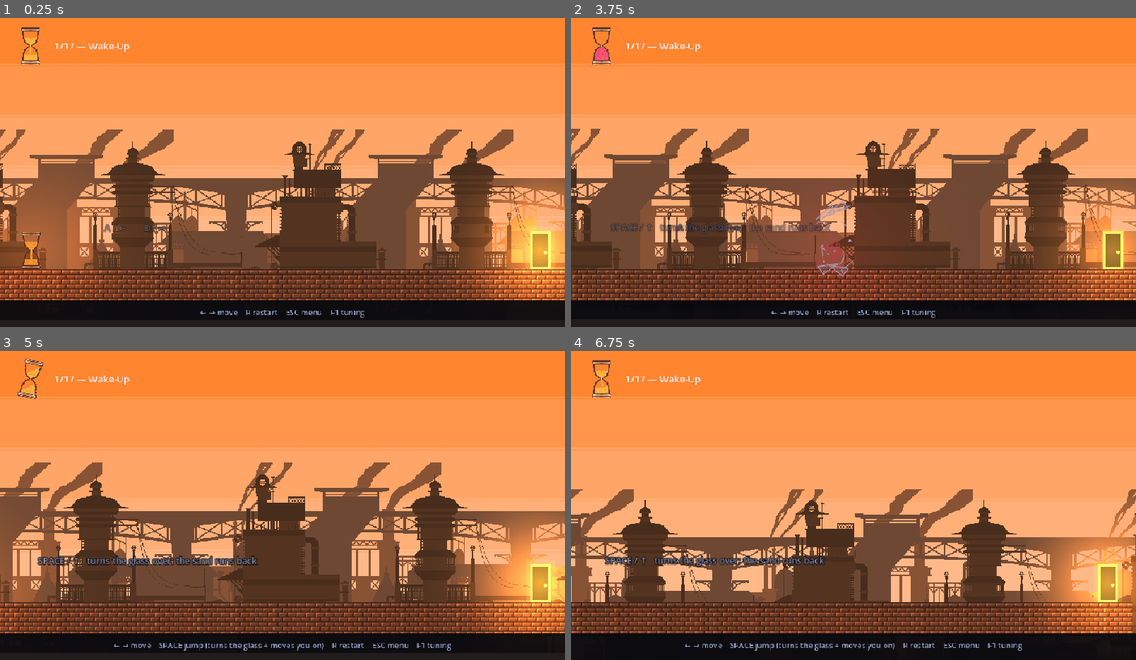
Above: before the commit, frames 1-4 (two rows, left to right).
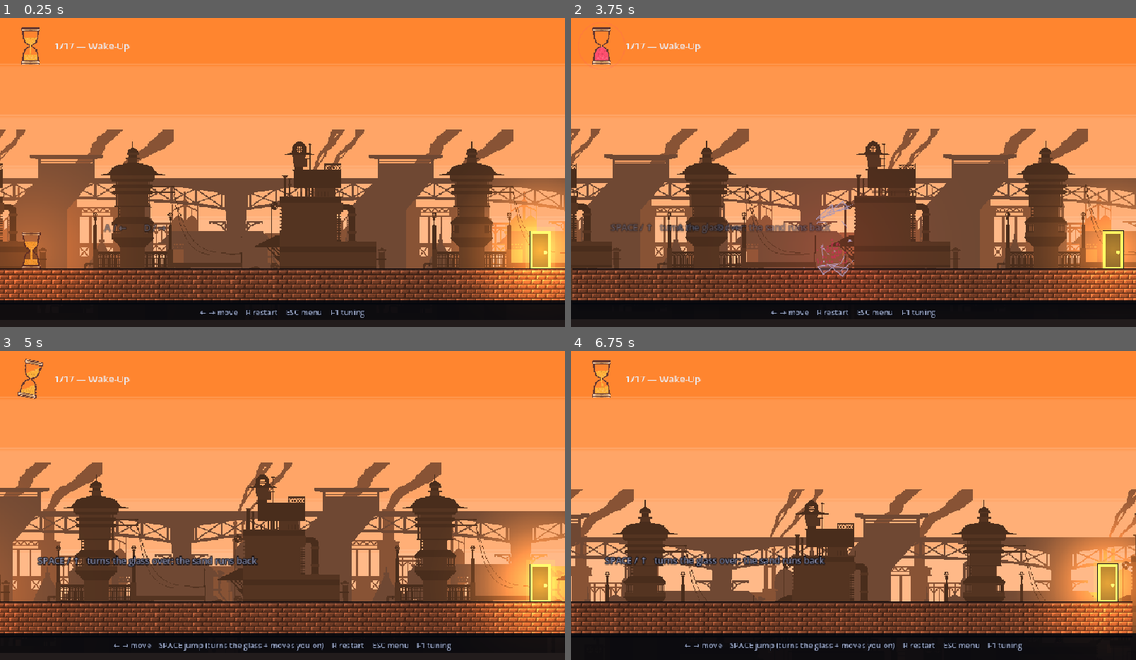
Above: after the commit, the same moments.

Repository: Athryell/GMTK-Game-Jam-2026
Game: Godot game, scene res://scenes/main.tscn
Same seed, same stepped clock (60 frames per second), same inputs: the game is played once before the commit and once after it. Sound files missing from this copy of the repository are replaced by a short silence.
Inputs:
- Up to frame 1 (0.25 s): no input
- Up to frame 2 (3.75 s): tap Enter at 0.5 s; hold Right (move_right) 0.53-2.03 s; tap Space (jump) at 0.77, 1.52, 3.02 s; hold Left (move_left) 2.03-2.78 s; hold Right (move_right) from 2.78 s (still down)
- Up to frame 3 (5 s): tap Space (jump) at 3.77, 4.52 s; release Right (move_right) at 4.28 s; hold Left (move_left) from 4.28 s (still down)
- Up to frame 4 (6.75 s): release Left (move_left) at 5.03 s; hold Right (move_right) 5.03-5.78 s; hold Left (move_left) from 5.78 s (still down); tap Space (jump) at 6.02 s

The runs differ from the first frame. In frame 1, 0.2% of the frame differs, in the area x 0-100%, y 68-82%; in frame 2, 0.2%; in frame 3, 0.2%; in frame 4, 0.3%.

Commit message:
Draw a dark outline round everything that stands in the world
Terrain, platforms, spikes, springs, doors, gravity pads and cannons get
a one-px ink line on their exterior pixels, built as geometry: a ring of
convex quads from `Polygons.grow`, mitred at the corners.

Always OUTSIDE the shape, never under it. An entity in another plane is
drawn faded, and ink behind it would show through and drag it towards
black. The ink alpha is multiplied by the host's own modulate, so an
entity fading out of plane takes its outline with it.

The painted sprites — the player's glass and the monster's dial — keep
the outline their art already carries.

Diff:
--- a/hourglass_hero_godot/scripts/entities/cannon.gd
+++ b/hourglass_hero_godot/scripts/entities/cannon.gd
@@ -115,6 +115,11 @@
 	# collision point is whatever it last happened to hold.
 	if not Engine.is_editor_hint():
 		_draw_beam(muzzle, tint)
+	# Both outlines before either fill, so each shape covers the other's line
+	# where they overlap: ink at the joint would seam a cannon that is one piece.
+	Outline.polygon(self,
+		HourglassShape.thread_quad(Vector2.ZERO, muzzle, BARREL_WIDTH), tint.a)
+	Outline.circle(self, Vector2.ZERO, BODY_RADIUS, tint.a)
 	draw_line(Vector2.ZERO, muzzle, tint.darkened(0.25), BARREL_WIDTH)
 	draw_circle(Vector2.ZERO, BODY_RADIUS, tint.darkened(0.5))
 	# The eye swells and lights up with the charge, so the cannon warns you even
--- a/hourglass_hero_godot/scripts/entities/door.gd
+++ b/hourglass_hero_godot/scripts/entities/door.gd
@@ -36,6 +36,8 @@
 	var glow := 6.0 + 3.0 * sin(_pulse * PULSE_RATE)
 	draw_rect(Rect2(Vector2(-glow, -glow), size + Vector2(glow, glow) * 2.0),
 		Color(Palette.DOOR, 0.18 * colour.a))
+	# The frame only; the panel inside it is a recess, not a silhouette.
+	Outline.rect(self, Rect2(Vector2.ZERO, size), colour.a)
 	draw_rect(Rect2(Vector2.ZERO, size), colour)
 	draw_rect(Rect2(Vector2(4.0, 4.0), size - Vector2(8.0, 8.0)), colour.darkened(0.55))
 	draw_circle(Vector2(size.x * 0.75, size.y * 0.55), 3.0, colour)
--- a/hourglass_hero_godot/scripts/entities/gravity_pad.gd
+++ b/hourglass_hero_godot/scripts/entities/gravity_pad.gd
@@ -76,8 +76,11 @@
 	colour = colour.lerp(Color.WHITE, _flash * 0.8)
 
 	var foot := maxf(3.0, size.y * FOOT)
-	draw_rect(Rect2(Vector2(0.0, minf(_from_foot(0.0), _from_foot(foot))),
-		Vector2(size.x, foot)), colour.darkened(0.5))
+	# The slab only; the chevrons above it are painted on the air.
+	var foot_box := Rect2(Vector2(0.0, minf(_from_foot(0.0), _from_foot(foot))),
+		Vector2(size.x, foot))
+	Outline.rect(self, foot_box, colour.a)
+	draw_rect(foot_box, colour.darkened(0.5))
 
 	var inset := size.x * CHEVRON_INSET
 	var slot := (size.y - foot) / float(CHEVRONS)
--- a/hourglass_hero_godot/scripts/entities/platform.gd
+++ b/hourglass_hero_godot/scripts/entities/platform.gd
@@ -79,6 +79,8 @@
 func _draw() -> void:
 	var colour := _colour()
 	_draw_halo(colour.a)
+	# After the halo, so the line reads against the glow rather than under it.
+	Outline.rect(self, Rect2(Vector2.ZERO, size), colour.a)
 	draw_texture_rect(Bricks.TEXTURE, Rect2(Vector2.ZERO, size), true, colour)
 	if size.y >= 6.0:
 		draw_texture_rect(Bricks.TEXTURE,
--- a/hourglass_hero_godot/scripts/entities/spikes.gd
+++ b/hourglass_hero_godot/scripts/entities/spikes.gd
@@ -39,8 +39,18 @@
 	var lit := _shade(Palette.MONSTER.lightened(BEVEL_LIGHT))
 	var dark := _shade(Palette.MONSTER.darkened(BEVEL_DARK))
 	for tooth in _teeth():
+		# The whole tooth, not each half: the seam is a fold in one solid.
+		Outline.polygon(self, _whole(tooth), lit.a)
 		HourglassShape.fill(self, tooth[0], lit)
 		HourglassShape.fill(self, tooth[1], dark)
+
+
+## A tooth's silhouette: the outer corner of each base and the shared tip. Read
+## off the halves, so a change to `_teeth` cannot leave this drawing the old one.
+static func _whole(tooth: Array) -> PackedVector2Array:
+	var lit_half: PackedVector2Array = tooth[0]
+	var dark_half: PackedVector2Array = tooth[1]
+	return PackedVector2Array([lit_half[0], dark_half[1], lit_half[2]])
 
 
 ## `[teeth_run_along_x, base_edge, far_edge]` on the pointing axis. `far_edge`
--- a/hourglass_hero_godot/scripts/entities/spring.gd
+++ b/hourglass_hero_godot/scripts/entities/spring.gd
@@ -54,8 +54,13 @@
 	var plate := maxf(4.0, size.y * PLATE)
 	var top := (size.y - foot - plate) * TRAVEL * _compress
 
-	draw_rect(Rect2(Vector2(0.0, size.y - foot), Vector2(size.x, foot)),
-		colour.darkened(0.55))
+	# The two slabs only. The posts are already the darkest thing here, and a
+	# line round each would read as two more springs behind the spring.
+	var foot_box := Rect2(Vector2(0.0, size.y - foot), Vector2(size.x, foot))
+	Outline.rect(self, foot_box, colour.a)
+	Outline.rect(self, Rect2(Vector2(0.0, top), Vector2(size.x, plate)), colour.a)
+
+	draw_rect(foot_box, colour.darkened(0.55))
 	var post := maxf(3.0, size.x * POST)
 	var inset := size.x * POST_INSET
 	for x in [inset, size.x - inset - post]:
--- a/hourglass_hero_godot/scripts/entities/terrain.gd
+++ b/hourglass_hero_godot/scripts/entities/terrain.gd
@@ -74,6 +74,8 @@
 		return
 	draw_set_transform_matrix(_shape.transform)
 	var body := _colour()
+	# The collision polygon itself, so the line lands on the edge you stand on.
+	Outline.polygon(self, _points, body.a)
 	var i := 0
 	while i + 2 < _triangles.size():
 		Bricks.polygon(self, PackedVector2Array([
--- /dev/null
+++ b/hourglass_hero_godot/scripts/fx/outline.gd
@@ -0,0 +1,50 @@
+## A dark line around a drawn shape, always OUTSIDE it — never under it, or a
+## ghosted entity would composite over the ink and drag towards black.
+class_name Outline
+extends RefCounted
+
+const WIDTH := 1.0
+const INK := Color("0d0a14")
+
+
+## The ink at the host's own alpha, so a ghost's outline fades as far as it does.
+static func ink(alpha := 1.0) -> Color:
+	return Color(INK.r, INK.g, INK.b, INK.a * alpha)
+
+
+## A ring around `points`, one convex quad an edge. `Polygons.grow` mitres, so
+## both quads at a corner read the same offset vertex and meet along it exactly.
+static func polygon(canvas: CanvasItem, points: PackedVector2Array, alpha := 1.0) -> void:
+	var count := points.size()
+	if count < 3:
+		return
+	var out := Polygons.grow(points, WIDTH)
+	var colour := ink(alpha)
+	for i in count:
+		var j := (i + 1) % count
+		canvas.draw_colored_polygon(PackedVector2Array([
+			points[i], points[j], out[j], out[i]]), colour)
+
+
+## A ring around `rect`. Cut so the corners belong to the horizontal pair: a
+## ghost's ink over ink comes out darker than the sides it joins.
+static func rect(canvas: CanvasItem, box: Rect2, alpha := 1.0) -> void:
+	if box.size.x <= 0.0 or box.size.y <= 0.0:
+		return
+	var colour := ink(alpha)
+	var wide := box.size.x + WIDTH * 2.0
+	canvas.draw_rect(Rect2(box.position.x - WIDTH, box.position.y - WIDTH,
+		wide, WIDTH), colour)
+	canvas.draw_rect(Rect2(box.position.x - WIDTH, box.end.y, wide, WIDTH), colour)
+	canvas.draw_rect(Rect2(box.position.x - WIDTH, box.position.y,
+		WIDTH, box.size.y), colour)
+	canvas.draw_rect(Rect2(box.end.x, box.position.y, WIDTH, box.size.y), colour)
+
+
+## A ring around a disc, stroked at `radius + WIDTH / 2` so the line lands
+## between `radius` and `radius + WIDTH`. Segments follow the radius.
+static func circle(canvas: CanvasItem, centre: Vector2, radius: float, alpha := 1.0) -> void:
+	if radius <= 0.0:
+		return
+	canvas.draw_arc(centre, radius + WIDTH * 0.5, 0.0, TAU,
+		maxi(12, int(radius * 2.0)), ink(alpha), WIDTH)
Not shown, added: hourglass_hero_godot/scripts/fx/outline.gd.uid
